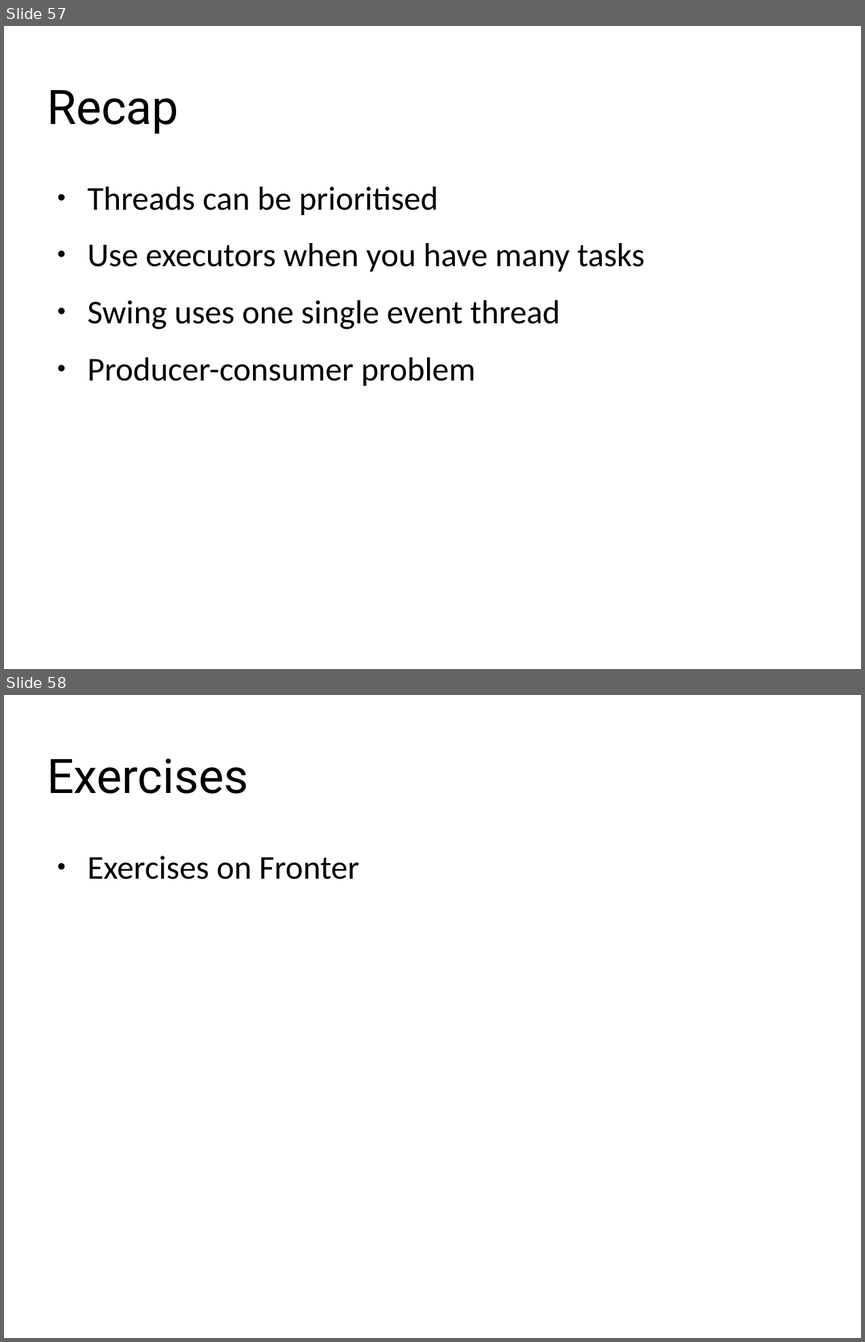
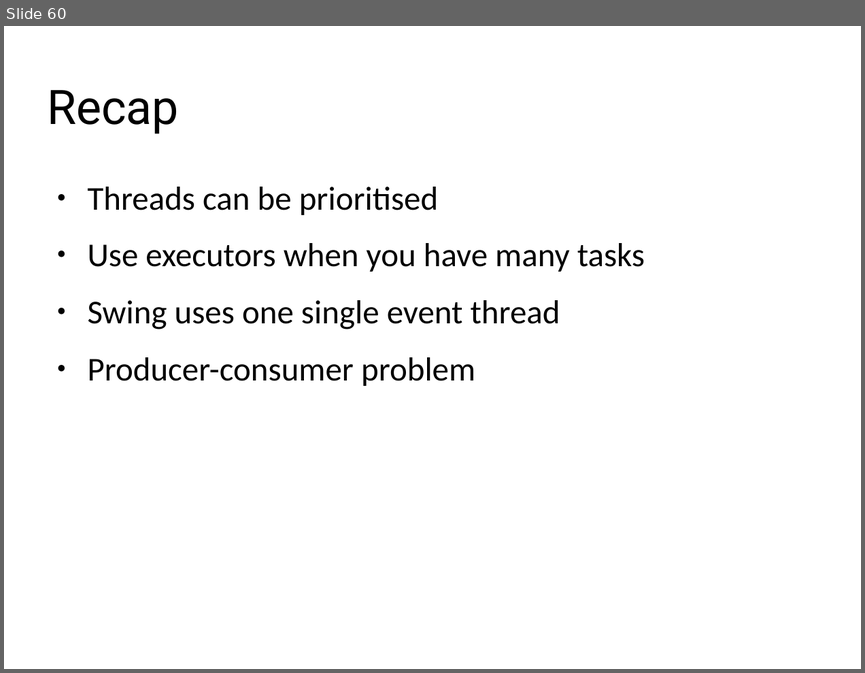
Before and after one commit to scheldejonas/week1-concurrency, a slide deck: presentation.odp. Shown one above the other, each under a label of ours: slides 57 and 58 before the commit, slide 60 after it. The pictures are 865x1342 and 865x673 pixels, drawn with LibreOffice and Linux fonts; fonts in the diff are those of the drawing; background and template pictures are left out. Boxes give left, top, right and bottom in pixels: in the first picture for what was removed or moved away, otherwise in the second. Text is boxed around its words. In the diff, an @@ line names an element or a change of style, - is before the commit and + after.

```diff
--- a/presentation.odp
+++ b/presentation.odp
@@ slide 58 removed at [4, 695, 861, 1338], background #FFFFFF @@
@@ title removed at [47, 758, 249, 794] @@
-Exercises
@@ text removed at [88, 855, 359, 879] @@
-● Exercises on Fronter
@@ what was slide 57 is now slide 60 @@
```
Also in this commit, not shown: 2 slides changed, 3 slides added, 16 other files.
